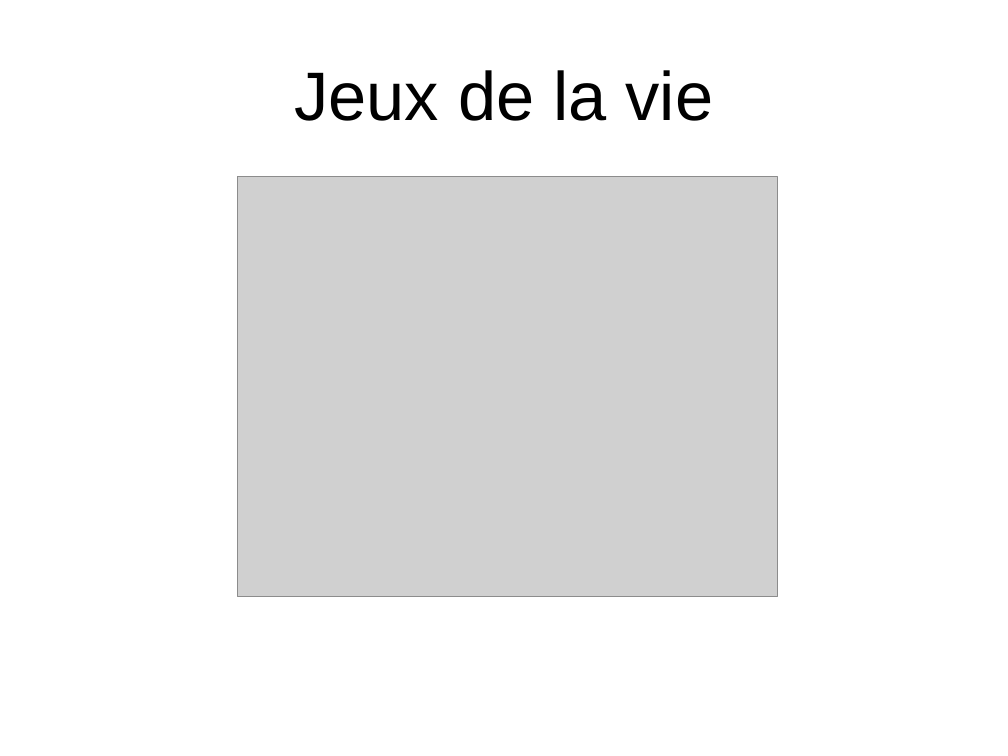
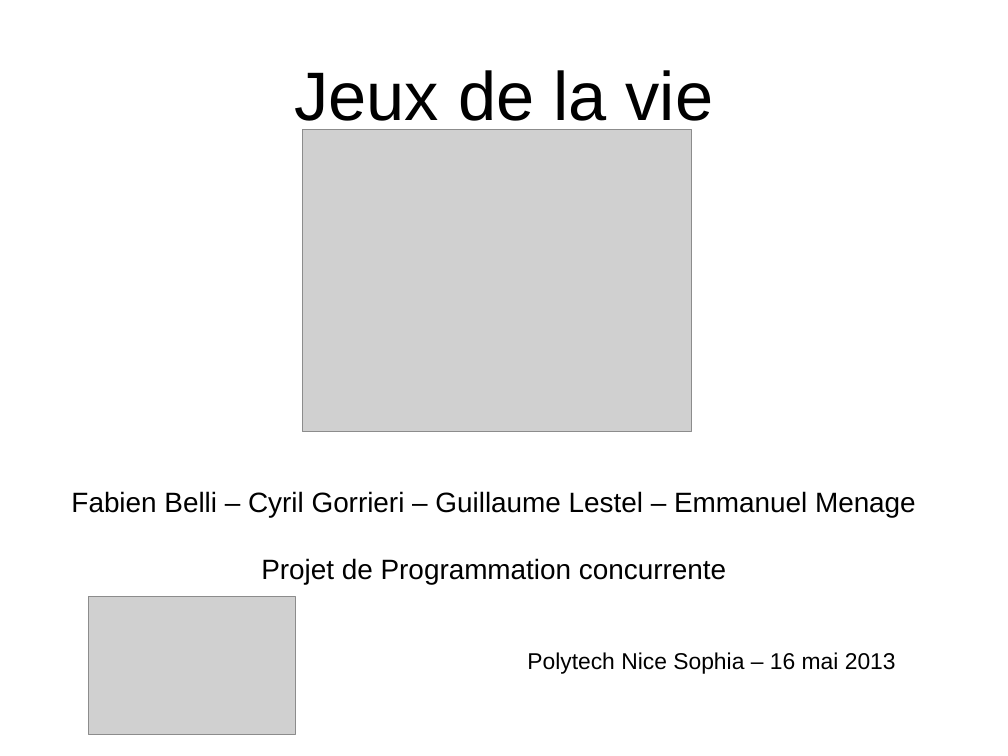
Before and after one commit to FabienInspiron/lifegame, a slide deck: slide 1 of Rapport/Presentation.odp. Drawn at 1008x756 pixels with LibreOffice and Linux fonts; fonts in the diff are those of the drawing; grey boxes stand for pictures. Boxes give left, top, right and bottom in pixels: in the first picture for what was removed or moved away, otherwise in the second. Text is boxed around its words. In the diff, an @@ line names an element or a change of style, - is before the commit and + after.

```diff
--- a/Rapport/Presentation.odp
+++ b/Rapport/Presentation.odp
@@ picture resized from (x1=238, y1=177, x2=778, y2=596) to (x1=303, y1=130, x2=692, y2=433) @@
@@ subtitle added at (x1=71, y1=491, x2=916, y2=584), 22 pt, text #000000 @@
+Fabien Belli – Cyril Gorrieri – Guillaume Lestel – Emmanuel Menage
+Projet de Programmation concurrente
@@ picture added at (x1=89, y1=596, x2=295, y2=735) @@
@@ text added at (x1=527, y1=652, x2=896, y2=674), 18 pt, text #000000 @@
+Polytech Nice Sophia – 16 mai 2013
```
Also in this commit, not shown: 17 other slides changed, 3 other files.
